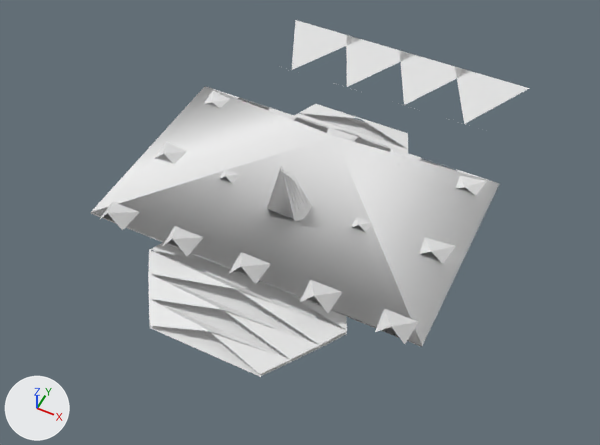
Two versions of the OBJ model GameData/Meshes/Designs/solari/solari_dreadnought_phantom_57.obj, one commit apart.
Before and after are seen from a camera (50 mm lens) standing at (8.9, -17.7, 21.7) and looking at (0.5, -0.9, 0.6). The lights are fixed; the arrows at lower left show +X, +Y and +Z. The picture after the commit comes second. Where no turn or scale is listed for an object, it has been applied to the vertices. Vertices at exactly the same position are counted once.

The first picture shows 'solari_dreadnought_phantom_57'.
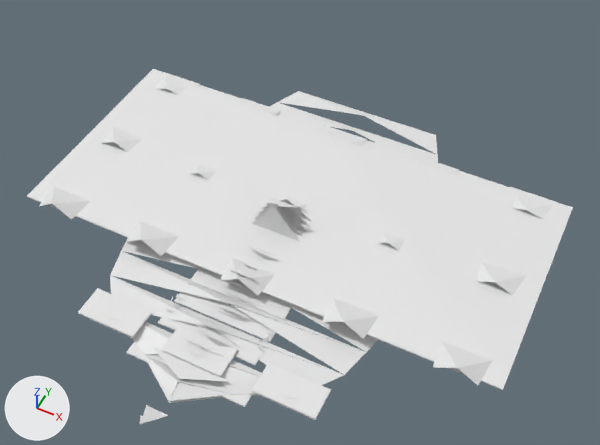
Location of each change, (x1, y1, x2, y2) in pixels of the pictures (600 x 445 px; the box of a moved part takes in the faces that stretch with it):
'solari_dreadnought_phantom_57', reshaped (25% wider)
    before: (91, 20, 529, 377)
    after: (27, 69, 573, 425)
part 1 of me_solari_dreadnought_phantom_57, moved or reshaped
    before: (204, 89, 239, 108)
    after: (156, 72, 200, 95)
part 2 of me_solari_dreadnought_phantom_57, moved or reshaped
    before: (268, 108, 297, 122)
    after: (240, 98, 280, 117)
part 3 of me_solari_dreadnought_phantom_57, moved or reshaped
    before: (326, 127, 358, 142)
    after: (322, 125, 367, 146)
part 4 of me_solari_dreadnought_phantom_57, moved or reshaped
    before: (390, 148, 422, 165)
    after: (413, 155, 459, 177)
part 5 of me_solari_dreadnought_phantom_57, moved or reshaped
    before: (456, 170, 488, 196)
    after: (510, 187, 558, 219)
part 6 of me_solari_dreadnought_phantom_57, moved or reshaped
    before: (155, 142, 187, 164)
    after: (102, 126, 142, 152)
part 7 of me_solari_dreadnought_phantom_57, moved or reshaped (mostly hidden)
    before: (220, 169, 240, 184)
    after: (190, 164, 216, 180)
part 8 of me_solari_dreadnought_phantom_57, moved or reshaped (not visible before)
    after: (284, 197, 307, 212)
part 9 of me_solari_dreadnought_phantom_57, moved or reshaped
    before: (352, 217, 372, 232)
    after: (377, 232, 405, 251)
part 10 of me_solari_dreadnought_phantom_57, moved or reshaped
    before: (419, 237, 456, 264)
    after: (477, 262, 527, 295)
part 11 of me_solari_dreadnought_phantom_57, moved or reshaped
    before: (100, 201, 139, 230)
    after: (39, 186, 90, 219)
part 12 of me_solari_dreadnought_phantom_57, moved or reshaped
    before: (163, 226, 203, 256)
    after: (126, 221, 179, 256)
part 13 of me_solari_dreadnought_phantom_57, moved or reshaped
    before: (230, 252, 271, 284)
    after: (220, 258, 275, 295)
part 14 of me_solari_dreadnought_phantom_57, moved or reshaped
    before: (300, 280, 342, 313)
    after: (322, 297, 379, 338)
part 15 of me_solari_dreadnought_phantom_57, moved or reshaped
    before: (375, 309, 419, 344)
    after: (433, 341, 493, 385)
part 16 of me_solari_dreadnought_phantom_57, rebuilt (26% wider, 15% taller)
    before: (148, 104, 408, 374)
    after: (110, 91, 438, 401)
part 17 of me_solari_dreadnought_phantom_57, rebuilt (33% wider, 23% taller)
    before: (91, 86, 500, 347)
    after: (27, 69, 573, 389)
part 18 of me_solari_dreadnought_phantom_57, deleted
    before: (286, 20, 529, 129)
part 19 of me_solari_dreadnought_phantom_57, built on
    before: (150, 114, 407, 377)
    after: (78, 196, 331, 425)
part 20 of me_solari_dreadnought_phantom_57, added
    after: (29, 85, 537, 390)

Diff of the bpy script that builds the scene:
```diff
--- a/GameData/Meshes/Designs/solari/solari_dreadnought_phantom_57.obj.py
+++ b/GameData/Meshes/Designs/solari/solari_dreadnought_phantom_57.obj.py
@@ me_solari_dreadnought_phantom_57 @@
-me_solari_dreadnought_phantom_57.from_pydata(...)  # 236 vertices, 162 faces; spans x -6.0..6.0, y -6.5..10.4, z 0.0..3.6
+me_solari_dreadnought_phantom_57.from_pydata(...)  # 451 vertices, 262 faces; spans x -8.6..8.6, y -9.7..5.9, z 0.0..2.1
+# me_solari_dreadnought_phantom_57 part 1: the loose piece of 5 vertices spanning x -5.6..-4.4, y 2.8..3.8, z 0.8..1.1 is scaled about the mesh origin by (1.43, 1.06, 0.75)
+# me_solari_dreadnought_phantom_57 part 2: the loose piece of 5 vertices spanning x -3.1..-1.9, y 2.8..3.8, z 0.8..1.1 is scaled about the mesh origin by (1.43, 1.06, 0.75)
+# me_solari_dreadnought_phantom_57 part 3: the loose piece of 5 vertices spanning x -0.6..0.6, y 2.8..3.8, z 0.8..1.1 is scaled about the mesh origin by (1.43, 1.06, 0.75)
+# me_solari_dreadnought_phantom_57 part 4: the loose piece of 5 vertices spanning x 1.9..3.1, y 2.8..3.8, z 0.8..1.1 is scaled about the mesh origin by (1.43, 1.06, 0.75)
+# me_solari_dreadnought_phantom_57 part 5: the loose piece of 5 vertices spanning x 4.4..5.6, y 2.8..3.8, z 0.8..1.1 is scaled about the mesh origin by (1.43, 1.06, 0.75)
+# me_solari_dreadnought_phantom_57 part 6: the loose piece of 5 vertices spanning x -5.6..-4.4, y -0.6..0.4, z 0.8..1.2 is scaled about the mesh origin by (1.43, 1.06, 0.75)
+# me_solari_dreadnought_phantom_57 part 7: the loose piece of 5 vertices spanning x -3.1..-1.9, y -0.6..0.4, z 0.8..1.2 is scaled about the mesh origin by (1.43, 1.06, 0.75)
+# me_solari_dreadnought_phantom_57 part 8: the loose piece of 5 vertices spanning x -0.6..0.6, y -0.6..0.4, z 0.8..1.2 is scaled about the mesh origin by (1.43, 1.06, 0.75)
+# me_solari_dreadnought_phantom_57 part 9: the loose piece of 5 vertices spanning x 1.9..3.1, y -0.6..0.4, z 0.8..1.2 is scaled about the mesh origin by (1.43, 1.06, 0.75)
+# me_solari_dreadnought_phantom_57 part 10: the loose piece of 5 vertices spanning x 4.4..5.6, y -0.6..0.4, z 0.8..1.2 is scaled about the mesh origin by (1.43, 1.06, 0.75)
+# me_solari_dreadnought_phantom_57 part 11: the loose piece of 5 vertices spanning x -5.6..-4.4, y -4.0..-3.0, z 0.8..1.4 is scaled about the mesh origin by (1.43, 1.06, 0.75)
+# me_solari_dreadnought_phantom_57 part 12: the loose piece of 5 vertices spanning x -3.1..-1.9, y -4.0..-3.0, z 0.8..1.4 is scaled about the mesh origin by (1.43, 1.06, 0.75)
+# me_solari_dreadnought_phantom_57 part 13: the loose piece of 5 vertices spanning x -0.6..0.6, y -4.0..-3.0, z 0.8..1.4 is scaled about the mesh origin by (1.43, 1.06, 0.75)
+# me_solari_dreadnought_phantom_57 part 14: the loose piece of 5 vertices spanning x 1.9..3.1, y -4.0..-3.0, z 0.8..1.4 is scaled about the mesh origin by (1.43, 1.06, 0.75)
+# me_solari_dreadnought_phantom_57 part 15: the loose piece of 5 vertices spanning x 4.4..5.6, y -4.0..-3.0, z 0.8..1.4 is scaled about the mesh origin by (1.43, 1.06, 0.75)
+# me_solari_dreadnought_phantom_57 part 16: the loose piece of 58 vertices spanning x -3.7..3.7, y -6.5..5.5, z 0.1..0.7 is rebuilt with 57 vertices and now spans x -4.9..4.9, y -8.4..5.9, z 0.1..0.5
+# me_solari_dreadnought_phantom_57 part 17: the loose piece of 9 vertices spanning x -6.0..6.0, y -3.8..3.8, z 0.7..1.2 is rebuilt with 5 vertices and now spans x -8.6..8.6, y -4.0..4.0, z 0.6..0.9
+# me_solari_dreadnought_phantom_57 part 18: 9 loose pieces with 38 vertices, spanning x -5.3..5.3, y -1.3..10.4, z 0.0..0.9, are deleted
+# me_solari_dreadnought_phantom_57 part 19: 56 vertices removed from x -3.7..3.7, y -6.5..5.5, z 0.0..3.6; 262 vertices added at x -4.1..4.1, y -9.7..1.6, z 0.0..2.1
+# me_solari_dreadnought_phantom_57 part 20: 4 vertices added at x -8.6..8.6, y -4.0..4.0, z 0.5
+# other edits to the shape of me_solari_dreadnought_phantom_57 do not show in these pictures
```
